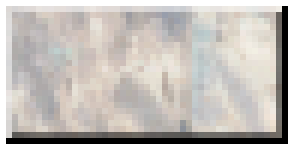
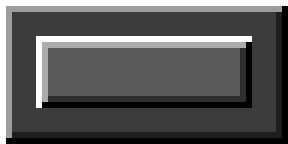
Revision of a layered 288×144 image; what changed, layer by layer:
added group "Inner Design" with 3 layers above "Outer Design" over [36, 36, 252, 108]
added layer "Inner Border 1" in group "Inner Design" over [36, 36, 252, 108]
added layer "Inner Border 2" (50%) in group "Inner Design" over [42, 42, 246, 102]
added layer "Inner Background" in group "Inner Design" over [36, 36, 252, 108]
added group "Outer Design" with 3 layers over [6, 6, 282, 138]
renamed "Outer Border" to "Outer Border 1", moved it into group "Outer Design" over [6, 6, 282, 138]
renamed "Inner Border" to "Outer Border 2", moved it into group "Outer Design", painted on it over [6, 6, 282, 138]
renamed "Background" to "Outer Back", moved it into group "Outer Design", painted on it over [6, 6, 282, 138]
